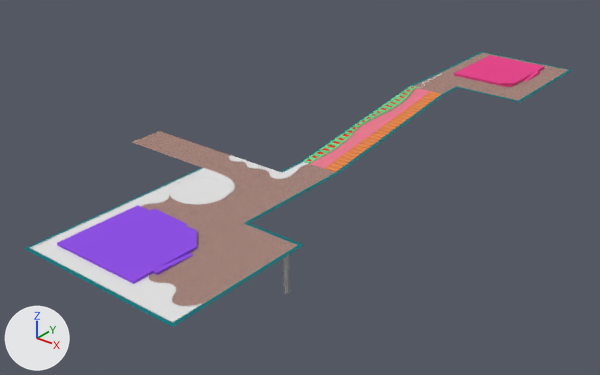
The Blender file Utils/Modelos/PlataformaObjetosUnidos.blend, before and after one commit.
Rendered twice from a 50 mm lens placed at (107.4, -239.7, 90.7), pointed at (-41.9, -53.0, -25.0). The lights are fixed; the arrows at lower left show +X, +Y and +Z.

In view in the first picture: 'Cube.004', 'EscadaRampaPrincipal', 'FimRampaEscada.001', 'Plane', 'Plane.005', 'Plane.006', 'Plane.007', 'PlataformaInferior.013', 'RampaEntrada.001', 'RampaEscada.001'.
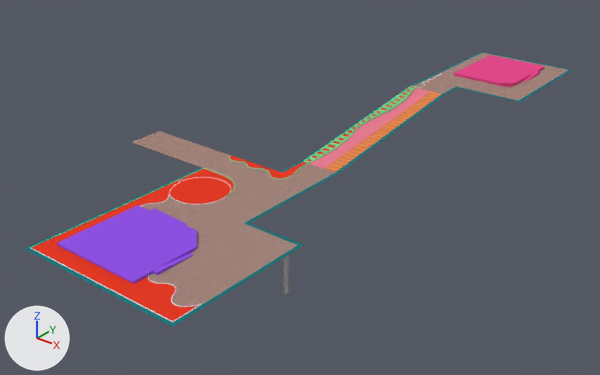
What differs and where, as boxes (x1, y1, x2, y2) in the pictures (600 x 375 px):
'Plane.007', recoloured (white to red)
    both: (32, 169, 234, 321)
'Plane', recoloured (white to red)
    both: (230, 156, 308, 178)

The edits, one by one:
me_plane_005 has 108 vertices, 53 faces and spans x -1.0..48.8, y -58.9..1.0, z 0.0.
me_plane_005 now uses material mat_grama (red #e73b27).
me_plane has 131 vertices, 87 faces and spans x -12.2..11.2, y 0.1..14.6, z 0.0.
me_plane now uses material mat_grama (red #e73b27).
